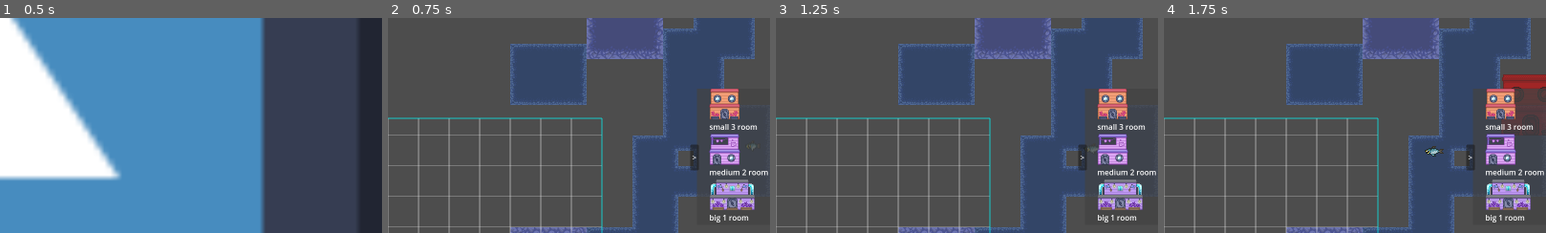
Above: before the commit, frames 1-4 (left to right).
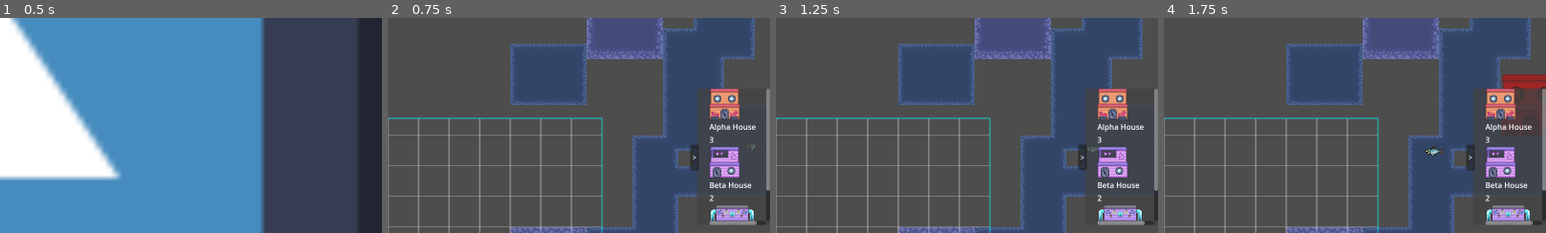
Above: after the commit, the same moments.

Repository: Glue-N-Wrench/built-for-scales
Game: Godot game, scene res://PlayableScenes/MainMenu.tscn
Two runs of this game, one before a commit and one after it. Both use one fixed random seed, a clock stepped at 60 frames per second and the inputs below. The engine's default icon, where the game draws it, is replaced by a stand-in: a white triangle on a blue panel in a dark square.
Inputs (mouse positions are % of the whole screen's width and height, from its top left):
- Up to frame 1 (0.5 s): no input
- Up to frame 2 (0.75 s): click "Start" at 0.5 s
- Up to frame 3 (1.25 s): no input
- Up to frame 4 (1.75 s): click (96, 36) at 1.27 s
The pictures show only the part of the screen within x 50-100%, y 16-66%; the shares and areas given below are measured in that part.

Frame 1 is identical in both runs. In frame 2, 4.7% of the frame differs, in the area x 84-100%, y 32-97%; in frame 3, 4.7%; in frame 4, 4.7%.

Commit message:
made base houseData object

Diff:
--- /dev/null
+++ b/Globals/Managers/InventoryManager.gd
@@ -0,0 +1,41 @@
+extends Node
+
+var Buildings:Array[HouseInfo] = [
+	#the index in this array will be the building's ID
+	#HouseInfo.new(
+		#"Bomb",
+		#"this destroys rocks"
+		#3,
+		#preload(),
+		#preload("res://Objects/Houses/base_house.tscn"),
+	#),
+	HouseInfo.new(
+		"Alpha House",
+		"2x2 house for tiny anchovies",
+		1,
+		preload("res://Objects/Houses/Textures/house_2x2_a.png"),
+		preload("res://Objects/Houses/base_house.tscn"),
+	),
+	HouseInfo.new(
+		"Beta House",
+		"2x2 house for medium chad",
+		1,
+		preload("res://Objects/Houses/Textures/house_2x2_b.png"),
+		preload("res://Objects/Houses/house_b.tscn"),
+	),
+	HouseInfo.new(
+		"3x2 Charley House",
+		"3x2 house for big catfish",
+		1,
+		preload("res://Objects/Houses/Textures/house_3x2_a.png"),
+		preload("res://Objects/Houses/big_house_a.tscn"),
+	),
+]
+
+signal inventoryUpdated
+var inventory = {
+	#buildingID: count
+	0:3,
+	1:2,
+	2:1,
+}
--- /dev/null
+++ b/Globals/Resources/houseInfo.gd
@@ -0,0 +1,15 @@
+extends Resource
+class_name HouseInfo
+
+var name:String #display name in the cards
+var description: String #display info on expand
+var chance:int #chance of the house to show up as a reward
+var texture:Texture2D #image shown in card
+var packedScene:PackedScene  #scene of the house to load
+
+func _init(newName:String, newDescription:String, newChance:int, newTexture:Texture2D, newPackedScene:PackedScene):
+	name = newName
+	description = newDescription
+	chance = newChance
+	texture = newTexture
+	packedScene = newPackedScene
--- a/PlayableScenes/MainLevel.tscn
+++ b/PlayableScenes/MainLevel.tscn
@@ -1874,7 +1874,6 @@
 grow_vertical = 2
 text = "Quit"
 
-
 [node name="ReturnBtn" type="Button" parent="Camera2D/GameOverScreen"]
 visible = false
 anchors_preset = 8
@@ -1894,7 +1893,6 @@
 
 [node name="WeeklyRewards" parent="Camera2D" instance=ExtResource("5_4718g")]
 
-
 [node name="PlacementController" type="Node2D" parent="."]
 z_index = 1
 script = ExtResource("3_c281c")
--- a/UI/BuldingMenu/BuildingTray.gd
+++ b/UI/BuldingMenu/BuildingTray.gd
@@ -2,6 +2,11 @@
 
 var open = true
 const speed = 12
+const houseButton = preload("res://UI/house_card.tscn")
+
+func _ready():
+	InventoryManager.inventoryUpdated.connect(_on_inventory_update)
+	_on_inventory_update()
 
 func _process(delta):
 	if open:
@@ -18,3 +23,15 @@
 	else:
 		open = true
 		$TrayButton.text = '>'
+
+func _on_inventory_update():
+	#removing every child every time is def. the least efficent way to update inventory
+	#this can be upgraded
+	for child in $ColorRect/BuldingMenu.get_children():
+		$ColorRect/BuldingMenu.remove_child(child)
+		child.queue_free()
+	for itemID in InventoryManager.inventory:
+		var newBtn = houseButton.instantiate()
+		newBtn.houseNumb = itemID
+		newBtn.count = InventoryManager.inventory[itemID]
+		$ColorRect/BuldingMenu.add_child(newBtn)
--- a/UI/BuldingMenu/PlacementController.gd
+++ b/UI/BuldingMenu/PlacementController.gd
@@ -1,22 +1,15 @@
 extends Node2D
-class_name PlacementController
 #this class manages the spawning and placement of all the blocks
 #keep an eye out for the staic variables to call from other places
 
 var selectedObject:House = null
 var validPlace:bool = false
 
-static var Houses = {
-	0: preload("res://Objects/Houses/base_house.tscn"),
-	1: preload("res://Objects/Houses/house_b.tscn"),
-	2: preload("res://Objects/Houses/big_house_a.tscn"),
-	}
-
-# Called when the node enters the scene tree for the first time.
+# Called when a button is pressed
 func makeSelection(selection:int):
 	if selectedObject != null:
 			selectedObject.queue_free()
-	selectedObject = Houses[selection].instantiate()
+	selectedObject = InventoryManager.Buildings[selection].packedScene.instantiate()
 	add_child(selectedObject)
 
 func _unhandled_input(event):
--- a/UI/BuldingMenu/buildHouseBtn.gd
+++ b/UI/BuldingMenu/buildHouseBtn.gd
@@ -1,25 +1,14 @@
 @tool
 extends VBoxContainer
-@export var houseNumb:int = 0
+var houseNumb:int = 0
+var count:int = 1
 
 func _on_texture_button_pressed():
 	$"/root/MainLevel/PlacementController".makeSelection(houseNumb)
 
 func _ready():
-	var target_house_object:House = PlacementController.Houses[houseNumb].instantiate()
-	var target_house_sprite = target_house_object.get_node('Sprite2D')
+	var target_house_sprite = InventoryManager.Buildings[houseNumb].texture
 	if target_house_sprite:
-		$TextureButton.texture_normal = target_house_sprite.texture
-	var customName = ""
-	match target_house_object.max_fish_size:
-		0:
-			customName += "small "
-		1:
-			customName += "medium "
-		2:
-			customName += "big "
-		3:
-			customName += "Jelly "
-	customName += str(target_house_object.fish_capacity)+" room"
-	$Label.text = customName
-	target_house_object.queue_free()
+		$TextureButton.texture_normal = target_house_sprite
+	$nameLabel.text = InventoryManager.Buildings[houseNumb].name
+	$countLabel.text = str(InventoryManager.inventory[houseNumb])
--- a/UI/house_card.tscn
+++ b/UI/house_card.tscn
@@ -13,8 +13,12 @@
 action_mode = 0
 texture_normal = ExtResource("2_in0fl")
 
-[node name="Label" type="Label" parent="."]
+[node name="nameLabel" type="Label" parent="."]
 layout_mode = 2
 text = "Small 3 Room"
 
+[node name="countLabel" type="Label" parent="."]
+layout_mode = 2
+text = "100"
+
 [connection signal="pressed" from="TextureButton" to="." method="_on_texture_button_pressed"]
--- a/UI/statsUI/mainUI.tscn
+++ b/UI/statsUI/mainUI.tscn
@@ -264,11 +264,9 @@
 
 [node name="HouseCard2" parent="Control/BuildingTray/ColorRect/BuldingMenu" instance=ExtResource("1_xtr25")]
 layout_mode = 2
-houseNumb = 1
 
 [node name="HouseCard3" parent="Control/BuildingTray/ColorRect/BuldingMenu" instance=ExtResource("1_xtr25")]
 layout_mode = 2
-houseNumb = 2
 
 [node name="TrayButton" type="Button" parent="Control/BuildingTray"]
 layout_mode = 1
--- a/UI/weeklyRewards.gd
+++ b/UI/weeklyRewards.gd
@@ -23,7 +23,7 @@
 	["Tall Homes", 2, tallHomeTextures[rewardRng.randi_range(0, 1)]],
 	["Widest Home", 1, widestHomeTextures[rewardRng.randi_range(0, 1)]],
 	["Tallest Home", 1, tallestHomeTextures[randi_range(0, 1)]]]
-@export var options = [[]]
+@export var options = [[]] #the 3 reward cards to choose from
 
 func _ready():
 	visible = false
--- a/project.godot
+++ b/project.godot
@@ -23,6 +23,7 @@
 ViewManager="*res://Globals/Managers/ViewManager.gd"
 TurnManager="*res://Globals/Managers/TurnManager.gd"
 FishManager="*res://Globals/Managers/FishManager.gd"
+InventoryManager="*res://Globals/Managers/InventoryManager.gd"
 
 [display]
 
Not shown: 1 places in PlayableScenes/MainLevel.tscn that only renumber resources
